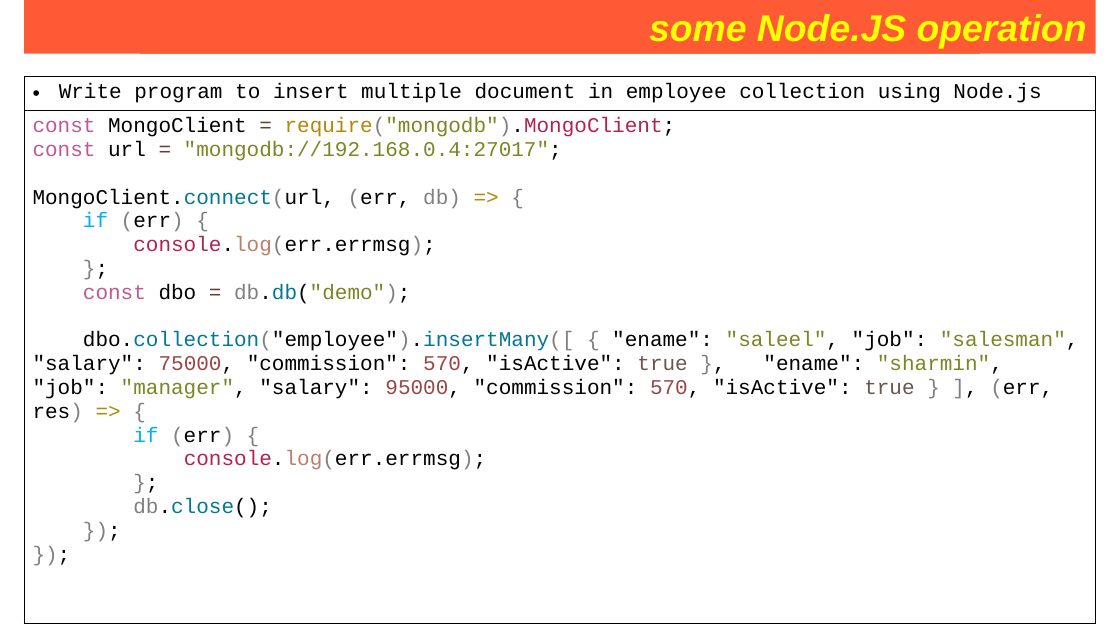
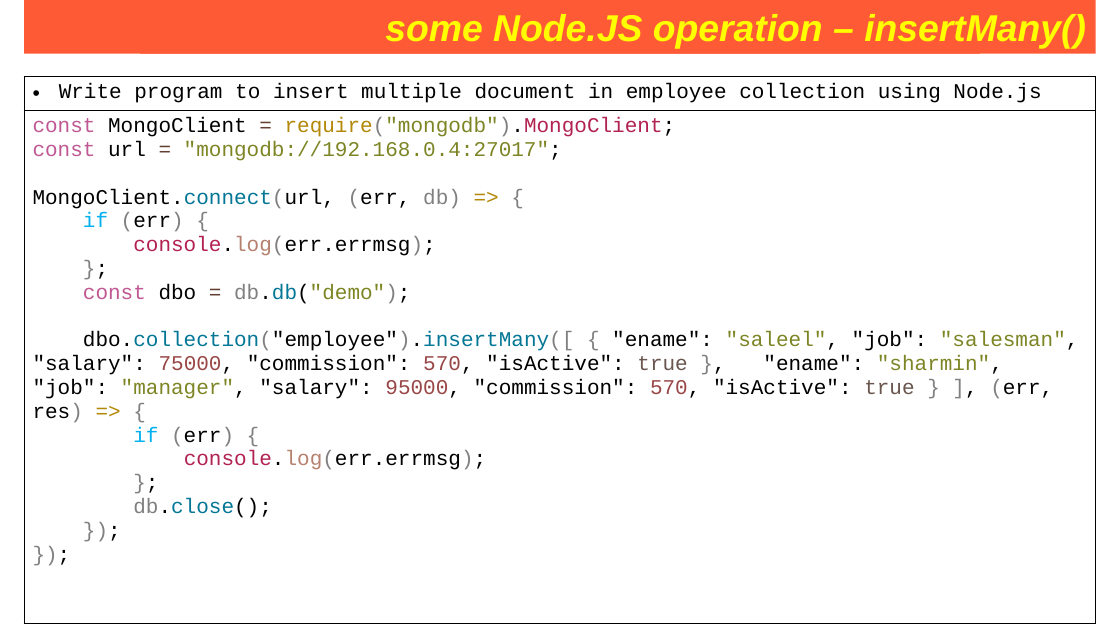
Before and after one commit to Saleel-Bagde/PPT-s, a slide deck: slide 252 of MongoDB PPT.pptx. Drawn at 1120x630 pixels with LibreOffice and Linux fonts; fonts in the diff are those of the drawing. Boxes give left, top, right and bottom in pixels: in the first picture for what was removed or moved away, otherwise in the second. Text is boxed around its words. In the diff, an @@ line names an element or a change of style, - is before the commit and + after.

```diff
--- a/MongoDB PPT.pptx
+++ b/MongoDB PPT.pptx
@@ text in rectangle at <box>303,14,1086,49</box>: text changed @@
-some Node.JS operation
+some Node.JS operation – insertMany()
```
Also in this commit, not shown: 6 other slides changed.
